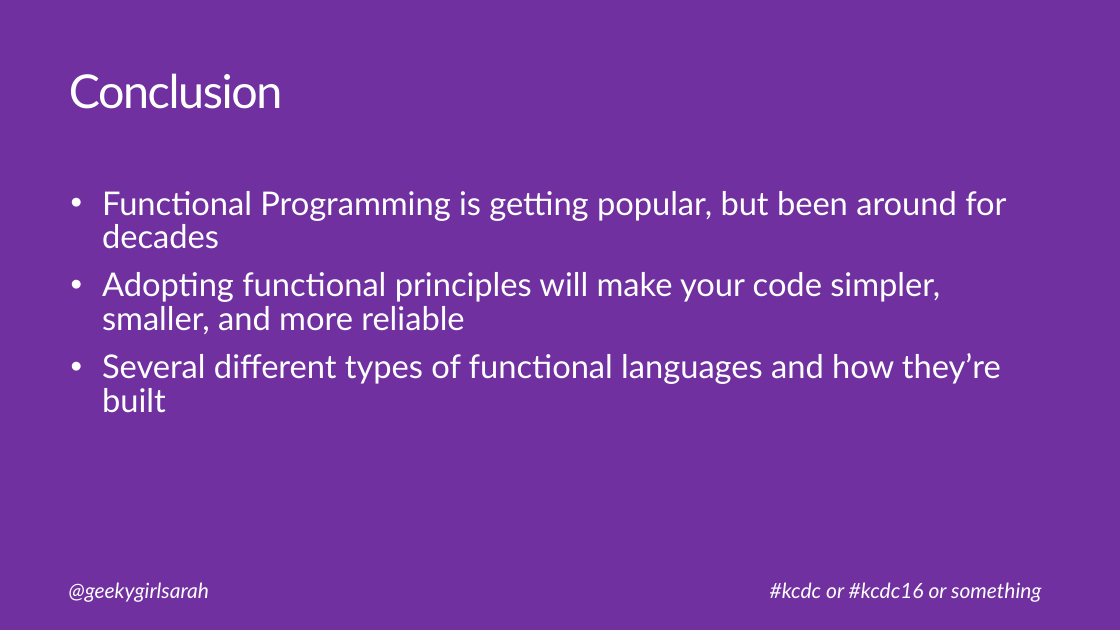
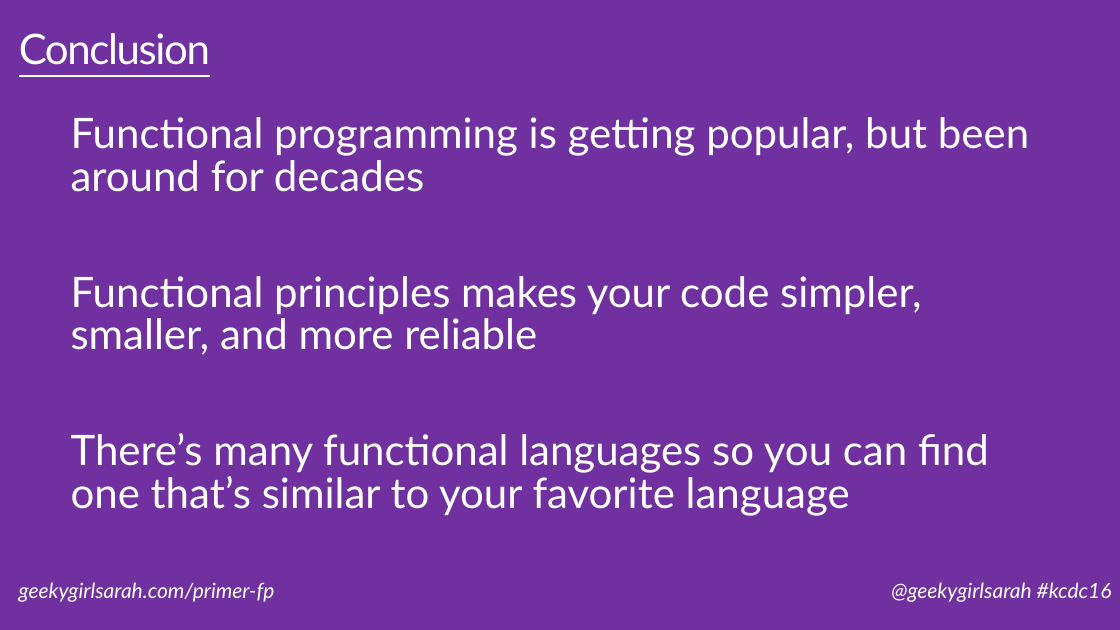
Before and after one commit to geekygirlsarah/talk-a_primer_on_functional_programming, a slide deck: slide 51 of A Primer on Functional Programming.pptx (slide 29 before the commit). Drawn at 1120x630 pixels with LibreOffice and Linux fonts; fonts in the diff are those of the drawing. Boxes give left, top, right and bottom in pixels: in the first picture for what was removed or moved away, otherwise in the second. Text is boxed around its words. In the diff, an @@ line names an element or a change of style, - is before the commit and + after.

Commit message:
Cleanup slides, improve examples, simplify wording, expand large slides into smaller ones

```diff
--- a/A Primer on Functional Programming.pptx
+++ b/A Primer on Functional Programming.pptx
@@ title "Conclusion": place and size @@
-title "Conclusion" at [69, 73, 283, 109]
+title "Conclusion" at [19, 33, 210, 65]
@@ title "Conclusion" at [19, 33, 210, 65]: size 40 to 36 pt, underline on @@
@@ text "Functional programming is getting popular, ..." at [71, 117, 1029, 516]: vertical alignment top to middle @@
@@ text at [71, 117, 1029, 516]: text changed; size 28 to 36 pt @@
-• Functional Programming is getting popular, but been around for decades
-• Adopting functional principles will make your code simpler, smaller, and more reliable
-• Several different types of functional languages and how they’re built
+Functional programming is getting popular, but been around for decades
+Functional principles makes your code simpler, smaller, and more reliable
+There’s many functional languages so you can find one that’s similar to your favorite language
@@ text at [19, 582, 275, 602]: text changed @@
-@geekygirlsarah
+geekygirlsarah.com/primer-fp
@@ text at [891, 582, 1112, 602]: text changed @@
-#kcdc or #kcdc16 or something
+@geekygirlsarah #kcdc16
```
Also in this commit, not shown: 28 other slides changed, 23 slides added, 1 slide removed.
